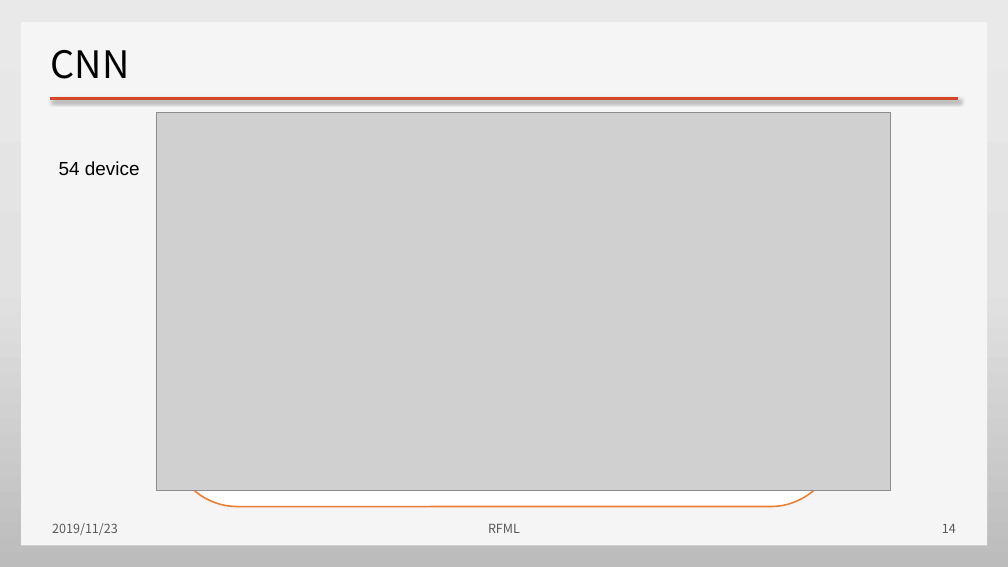
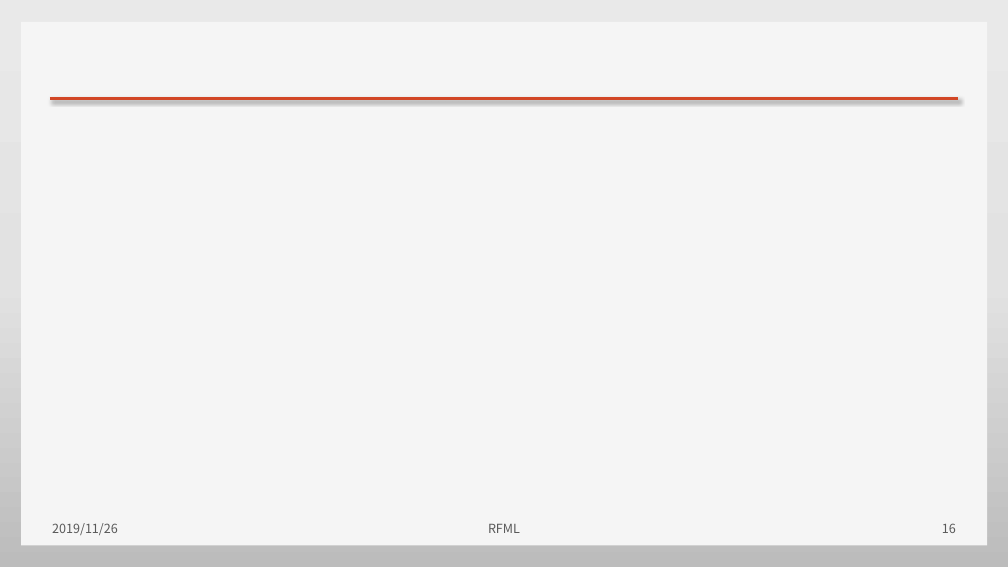
Before and after one commit to HAL-42/RFML, a slide deck: slide 16 of doc/RFML_1109.pptx (slide 14 before the commit). Drawn at 1008x567 pixels with LibreOffice and Linux fonts; fonts in the diff are those of the drawing; grey boxes stand for pictures; background and template pictures are left out. Boxes give left, top, right and bottom in pixels: in the first picture for what was removed or moved away, otherwise in the second. Text is boxed around its words. In the diff, an @@ line names an element or a change of style, - is before the commit and + after.

```diff
--- a/doc/RFML_1109.pptx
+++ b/doc/RFML_1109.pptx
@@ title removed at (x1=51, y1=50, x2=130, y2=79) @@
-CNN
@@ picture removed at (x1=157, y1=112, x2=892, y2=491) @@
@@ rounded rectangle removed at (x1=172, y1=113, x2=836, y2=507) @@
@@ text removed at (x1=59, y1=161, x2=140, y2=176) @@
-54 device
@@ text at (x1=52, y1=523, x2=118, y2=535): text changed @@
-2019/11/23
+2019/11/26
@@ page number at (x1=942, y1=523, x2=956, y2=533): text changed @@
-14
+16
```
Also in this commit, not shown: 13 other slides changed, 1 other file.
